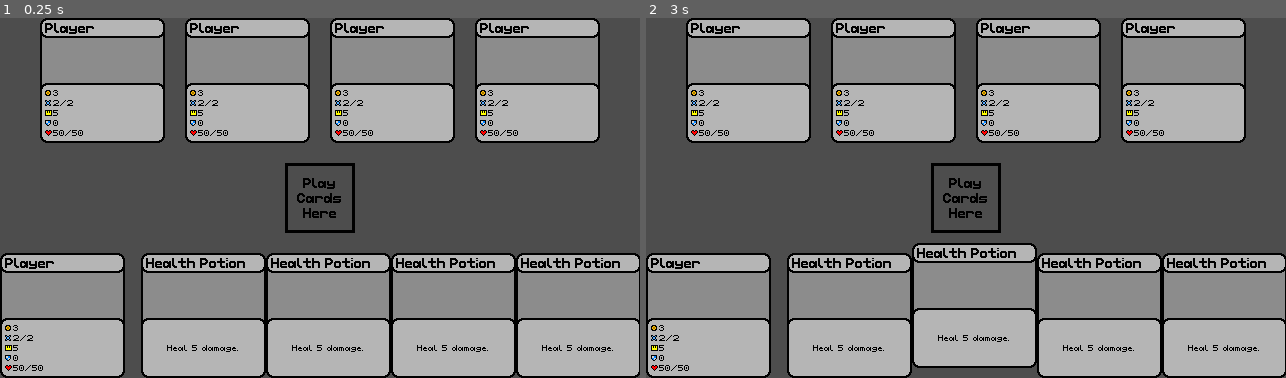
Above: before the commit, frames 1-2 (left to right).
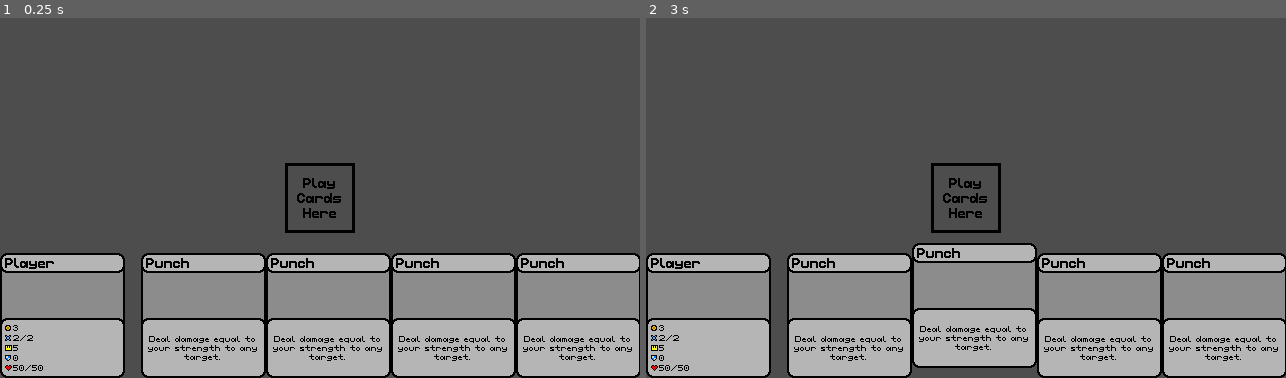
Above: after the commit, the same moments.

Repository: CattacoCattaco/Card-Based-Survival
Game: Godot game, scene res://game_scene/fight/fight.tscn
The game is run twice, just before and just after one commit, with the same random seed, the same clock (stepped at 60 frames per second) and the same inputs. This scene is started directly instead of the project's main scene.
Inputs (mouse positions are in pixels of both pictures, inside the frame that each line leads up to):
- Up to frame 1 (0.25 s): no input
- Up to frame 2 (3 s): tap Enter at 0.5, 2 s; move the mouse to (1106, 180) at 0.52 s; tap Space at 1.25, 2.75 s; move the mouse to (838, 216) at 1.27 s; move the mouse to (1030, 118) at 2.02 s; move the mouse to (934, 270) at 2.77 s

The runs differ from the first frame. In frame 1, 29% of the frame differs, in the area x 6-99%, y 0-96%; in frame 2, 29%.
Error before the commit: Invalid call. Nonexistent function '_get_next_card' in base 'Nil'. (res://game_scene/hand/hand.gd:30)

Commit message:
Added Map Interactions
When the player tries to walk into something, the result will instead be the player interacting with that thing, leading to the player likely being sent to the fight scene fighting against that object (Currently the only option)

Diff:
--- a/card/action_card/action_card.tscn
+++ b/card/action_card/action_card.tscn
@@ -2,7 +2,7 @@
 
 [ext_resource type="Script" uid="uid://64pbv7crm78r" path="res://card/action_card/action_card.gd" id="1_vglk3"]
 [ext_resource type="Texture2D" uid="uid://dn7hp3txwq57o" path="res://card/card_frame.png" id="2_4cm8c"]
-[ext_resource type="Resource" uid="uid://bjlyo131duohk" path="res://card_data/action_data/punch.tres" id="2_mm3vo"]
+[ext_resource type="Resource" uid="uid://bjlyo131duohk" path="res://card_data/action_data/combat_actions/punch.tres" id="2_mm3vo"]
 [ext_resource type="Theme" uid="uid://b21v52k644p3t" path="res://card/text_bold.tres" id="3_mm3vo"]
 [ext_resource type="Script" uid="uid://crwjv2nkyqlr1" path="res://card/action_card/position_offset.gd" id="3_olg7m"]
 [ext_resource type="Theme" uid="uid://c32yt3yx6glwi" path="res://card/text_normal.tres" id="4_olg7m"]
--- a/card/character_card/character_card.tscn
+++ b/card/character_card/character_card.tscn
@@ -5,14 +5,14 @@
 [ext_resource type="Theme" uid="uid://b21v52k644p3t" path="res://card/text_bold.tres" id="2_0c0xn"]
 [ext_resource type="Script" uid="uid://cskm55n57jk26" path="res://card_data/action_data/action_data.gd" id="2_0xq84"]
 [ext_resource type="Resource" uid="uid://cc4712hvchri" path="res://card_data/character_data/player.tres" id="2_t6p7o"]
-[ext_resource type="Resource" uid="uid://bjlyo131duohk" path="res://card_data/action_data/punch.tres" id="3_oufd5"]
+[ext_resource type="Resource" uid="uid://bjlyo131duohk" path="res://card_data/action_data/combat_actions/punch.tres" id="3_oufd5"]
 [ext_resource type="Theme" uid="uid://c32yt3yx6glwi" path="res://card/text_normal.tres" id="3_t6p7o"]
-[ext_resource type="Resource" uid="uid://cnwrqvqybg5ar" path="res://card_data/action_data/move_north.tres" id="4_pabbr"]
-[ext_resource type="Resource" uid="uid://cigifp8q57epv" path="res://card_data/action_data/move_east.tres" id="5_g5htm"]
+[ext_resource type="Resource" uid="uid://cnwrqvqybg5ar" path="res://card_data/action_data/movement_actions/move_north.tres" id="4_pabbr"]
+[ext_resource type="Resource" uid="uid://cigifp8q57epv" path="res://card_data/action_data/movement_actions/move_east.tres" id="5_g5htm"]
 [ext_resource type="Texture2D" uid="uid://y4251yxmobyu" path="res://card/character_card/stats.png" id="5_hoxil"]
 [ext_resource type="Shader" uid="uid://dtfhal85e77hv" path="res://card/color_swap.gdshader" id="6_5dsc1"]
-[ext_resource type="Resource" uid="uid://k6v3jfk17w1d" path="res://card_data/action_data/move_south.tres" id="6_f83ag"]
-[ext_resource type="Resource" uid="uid://bmm14iddl7i1p" path="res://card_data/action_data/move_west.tres" id="7_uyitp"]
+[ext_resource type="Resource" uid="uid://k6v3jfk17w1d" path="res://card_data/action_data/movement_actions/move_south.tres" id="6_f83ag"]
+[ext_resource type="Resource" uid="uid://bmm14iddl7i1p" path="res://card_data/action_data/movement_actions/move_west.tres" id="7_uyitp"]
 [ext_resource type="Texture2D" uid="uid://dugl8dm6yjr6p" path="res://card/card_highlight.png" id="8_cn0fn"]
 [ext_resource type="Texture2D" uid="uid://dmqapvxh6u4jq" path="res://card/art_box_empty.png" id="8_kteoe"]
 
--- /dev/null
+++ b/card_data/character_data/enemy_objects/oak.tres
@@ -0,0 +1,13 @@
+[gd_resource type="Resource" script_class="CharacterData" load_steps=2 format=3 uid="uid://qycebwwjneqm"]
+
+[ext_resource type="Script" uid="uid://c0dp7gr6vdogq" path="res://card_data/character_data/character_data.gd" id="1_ksrkf"]
+
+[resource]
+script = ExtResource("1_ksrkf")
+health = 40
+block = 2
+strength = 0
+energy = 1
+money = 0
+card_name = "Oak"
+metadata/_custom_type_script = "uid://c2ctgqbjt5773"
--- /dev/null
+++ b/card_data/character_data/enemy_objects/pine.tres
@@ -0,0 +1,13 @@
+[gd_resource type="Resource" script_class="CharacterData" load_steps=2 format=3 uid="uid://w6gqkdxhxufm"]
+
+[ext_resource type="Script" uid="uid://c0dp7gr6vdogq" path="res://card_data/character_data/character_data.gd" id="1_u5qob"]
+
+[resource]
+script = ExtResource("1_u5qob")
+health = 30
+block = 3
+strength = 0
+energy = 1
+money = 0
+card_name = "Pine"
+metadata/_custom_type_script = "uid://c2ctgqbjt5773"
--- a/game_scene/deck_manager/enemy_queue_manager/enemy_queue_manager.gd
+++ b/game_scene/deck_manager/enemy_queue_manager/enemy_queue_manager.gd
@@ -1,2 +1,9 @@
 class_name EnemyQueueManager
 extends DeckManager
+
+
+var enemies: Array[CharacterData]
+
+
+func _get_next_card() -> CardData:
+	return enemies.pop_back()
--- /dev/null
+++ b/game_scene/fight/fight.gd
@@ -0,0 +1,5 @@
+class_name Fight
+extends Control
+
+
+@export var enemy_queue_manager: EnemyQueueManager
--- a/game_scene/fight/fight.tscn
+++ b/game_scene/fight/fight.tscn
@@ -1,10 +1,11 @@
-[gd_scene load_steps=11 format=3 uid="uid://hexshmnhcweg"]
+[gd_scene load_steps=12 format=3 uid="uid://hexshmnhcweg"]
 
 [ext_resource type="Script" uid="uid://b2rhto30exwma" path="res://game_scene/hand/hand.gd" id="1_ayl5l"]
-[ext_resource type="Resource" uid="uid://bjlyo131duohk" path="res://card_data/action_data/punch.tres" id="2_030u5"]
+[ext_resource type="Script" uid="uid://gbhlwdjlhlrn" path="res://game_scene/fight/fight.gd" id="1_lpkew"]
+[ext_resource type="Resource" uid="uid://bjlyo131duohk" path="res://card_data/action_data/combat_actions/punch.tres" id="2_030u5"]
 [ext_resource type="PackedScene" uid="uid://b6ewh37v0u6s7" path="res://card/character_card/character_card.tscn" id="3_lpkew"]
 [ext_resource type="Script" uid="uid://hsnp44p8tvqf" path="res://game_scene/deck_manager/player_deck_manager/player_deck_manager.gd" id="4_ayl5l"]
-[ext_resource type="Resource" uid="uid://cixowmwsl1qad" path="res://card_data/character_data/bear.tres" id="5_wb7tg"]
+[ext_resource type="Resource" uid="uid://cixowmwsl1qad" path="res://card_data/character_data/enemy_characters/bear.tres" id="5_wb7tg"]
 [ext_resource type="Script" uid="uid://dvrhq6x4i8ojs" path="res://game_scene/deck_manager/enemy_queue_manager/enemy_queue_manager.gd" id="6_030u5"]
 [ext_resource type="Script" uid="uid://dis585a1x5bul" path="res://game_scene/play_zone/play_zone.gd" id="6_u5tag"]
 [ext_resource type="Texture2D" uid="uid://c6g3lgar20iu2" path="res://game_scene/play_zone/play_region_frame_off.png" id="7_vy1pm"]
@@ -14,7 +15,7 @@
 font_size = 12
 font_color = Color(0, 0, 0, 1)
 
-[node name="Fight" type="Control"]
+[node name="Fight" type="Control" node_paths=PackedStringArray("enemy_queue_manager")]
 layout_mode = 3
 anchors_preset = 15
 anchor_right = 1.0
@@ -23,8 +24,10 @@
 grow_vertical = 2
 size_flags_horizontal = 3
 size_flags_vertical = 3
+script = ExtResource("1_lpkew")
+enemy_queue_manager = NodePath("EnemyHolder/EnemyQueueManager")
 
-[node name="Hand" type="HBoxContainer" parent="." node_paths=PackedStringArray("play_zone")]
+[node name="Hand" type="HBoxContainer" parent="." node_paths=PackedStringArray("play_zone", "deck_manager")]
 custom_minimum_size = Vector2(500, 125)
 layout_mode = 1
 anchors_preset = 3
@@ -42,6 +45,12 @@
 script = ExtResource("1_ayl5l")
 default_card = ExtResource("2_030u5")
 play_zone = NodePath("../PlayZone")
+deck_manager = NodePath("PlayerDeckManager")
+
+[node name="PlayerDeckManager" type="Node" parent="Hand" node_paths=PackedStringArray("player_card")]
+script = ExtResource("4_ayl5l")
+player_card = NodePath("../../PlayerCard")
+mode = 1
 
 [node name="PlayerCard" parent="." instance=ExtResource("3_lpkew")]
 layout_mode = 1
@@ -52,12 +61,7 @@
 offset_right = 125.0
 grow_vertical = 0
 
-[node name="PlayerDeckManager" type="Node" parent="PlayerCard" node_paths=PackedStringArray("player_card")]
-script = ExtResource("4_ayl5l")
-player_card = NodePath("..")
-mode = 1
-
-[node name="EnemyHolder" type="HBoxContainer" parent="." node_paths=PackedStringArray("play_zone")]
+[node name="EnemyHolder" type="HBoxContainer" parent="." node_paths=PackedStringArray("play_zone", "deck_manager")]
 custom_minimum_size = Vector2(640, 125)
 layout_mode = 1
 anchors_preset = 10
@@ -70,6 +74,8 @@
 max_separation = 20
 default_card = ExtResource("5_wb7tg")
 play_zone = NodePath("../PlayZone")
+deck_manager = NodePath("EnemyQueueManager")
+mode = 1
 
 [node name="EnemyQueueManager" type="Node" parent="EnemyHolder"]
 script = ExtResource("6_030u5")
--- a/game_scene/hand/hand.gd
+++ b/game_scene/hand/hand.gd
@@ -1,5 +1,10 @@
 class_name Hand
 extends HBoxContainer
+
+enum Mode {
+	ACTIONS,
+	ENEMIES,
+}
 
 @export var card_scene: PackedScene = preload("res://card/action_card/action_card.tscn")
 @export var max_separation: int = 5
@@ -7,10 +12,15 @@
 @export var default_card: CardData
 @export var play_zone: PlayZone
 @export var deck_manager: DeckManager
+@export var mode: Mode
 
 
 func _ready() -> void:
-	draw_cards(4)
+	match mode:
+		Mode.ACTIONS:
+			draw_cards(4)
+		Mode.ENEMIES:
+			draw_cards(len(deck_manager.enemies))
 
 
 func draw_cards(amount: int) -> void:
--- a/game_scene/map/map.tscn
+++ b/game_scene/map/map.tscn
@@ -7,7 +7,7 @@
 [ext_resource type="Script" uid="uid://hsnp44p8tvqf" path="res://game_scene/deck_manager/player_deck_manager/player_deck_manager.gd" id="3_mul44"]
 [ext_resource type="Script" uid="uid://b2rhto30exwma" path="res://game_scene/hand/hand.gd" id="5_fqlyv"]
 [ext_resource type="Script" uid="uid://dis585a1x5bul" path="res://game_scene/play_zone/play_zone.gd" id="6_cx7ym"]
-[ext_resource type="Resource" uid="uid://cnwrqvqybg5ar" path="res://card_data/action_data/move_north.tres" id="6_x2tlu"]
+[ext_resource type="Resource" uid="uid://cnwrqvqybg5ar" path="res://card_data/action_data/movement_actions/move_north.tres" id="6_x2tlu"]
 [ext_resource type="Texture2D" uid="uid://c6g3lgar20iu2" path="res://game_scene/play_zone/play_region_frame_off.png" id="7_4w4tj"]
 [ext_resource type="Theme" uid="uid://b21v52k644p3t" path="res://card/text_bold.tres" id="8_4waan"]
 
@@ -44,10 +44,11 @@
 grow_horizontal = 2
 grow_vertical = 2
 
-[node name="MapBG" type="TileMapLayer" parent="."]
+[node name="MapBG" type="TileMapLayer" parent="." node_paths=PackedStringArray("map_control")]
 tile_map_data = PackedByteArray("AAAAAAAAAAAAAAAAAAABAAAAAAAAAAAAAAACAAAAAAAAAAAAAAADAAAAAAAAAAAAAAAEAAAAAAAAAAAAAAAFAA …(3760 unchanged characters)…
 tile_set = SubResource("TileSet_rqnwc")
 script = ExtResource("2_mul44")
+map_control = NodePath("..")
 objects = Dictionary[Vector2i, Vector2i]({
 Vector2i(-8, -3): Vector2i(0, 0),
 Vector2i(-8, 3): Vector2i(96, 0),
@@ -68,10 +69,6 @@
 offset_right = 125.0
 grow_vertical = 0
 
-[node name="PlayerDeckManager" type="Node" parent="PlayerCard" node_paths=PackedStringArray("player_card")]
-script = ExtResource("3_mul44")
-player_card = NodePath("..")
-
 [node name="Hand" type="HBoxContainer" parent="." node_paths=PackedStringArray("play_zone", "deck_manager")]
 custom_minimum_size = Vector2(500, 125)
 layout_mode = 1
@@ -90,7 +87,11 @@
 script = ExtResource("5_fqlyv")
 default_card = ExtResource("6_x2tlu")
 play_zone = NodePath("../PlayZone")
-deck_manager = NodePath("../PlayerCard/PlayerDeckManager")
+deck_manager = NodePath("PlayerDeckManager")
+
+[node name="PlayerDeckManager" type="Node" parent="Hand" node_paths=PackedStringArray("player_card")]
+script = ExtResource("3_mul44")
+player_card = NodePath("../../PlayerCard")
 
 [node name="PlayZone" type="Control" parent="." node_paths=PackedStringArray("frame_sprite", "label", "map_BG")]
 custom_minimum_size = Vector2(70, 70)
--- a/game_scene/map/map_bg.gd
+++ b/game_scene/map/map_bg.gd
@@ -5,10 +5,11 @@
 const CENTER := Vector2i(256, 96)
 const BOTTOM_RIGHT := Vector2i(512, 192)
 
+@export var map_control: Control
 @export var objects: Dictionary[Vector2i, Vector2i] = {}
 
 var player: MapObject
-var visible_objects: Array[MapObject] = []
+var visible_objects: Dictionary[Vector2i, MapObject] = {}
 
 
 func _ready() -> void:
@@ -22,118 +23,145 @@
 
 
 func display() -> void:
-	for visible_object in visible_objects:
+	for visible_object: MapObject in visible_objects.values():
 		visible_object.queue_free()
 
-	visible_objects = []
+	visible_objects = {}
 
-	for map_pos in objects:
-		var adjusted_pos: Vector2i = (map_pos - player.pos) * 32 + CENTER
+	for pos in objects:
+		var adjusted_pos: Vector2i = (pos - player.pos) * 32 + CENTER
 
 		var object: MapObject = MAP_OBJECT_SCENE.instantiate()
 		add_child(object)
-		visible_objects.append(object)
+		visible_objects[pos] = object
 
 		object.position = adjusted_pos
-		object.pos = map_pos
-		object.set_sprite(objects[map_pos])
+		object.pos = pos
+		object.set_sprite(objects[pos])
 
 
 func move_up() -> void:
+	if player.pos + Vector2i(0, -1) in visible_objects:
+		visible_objects[player.pos + Vector2i(0, -1)].do_event(self)
+		return
+
 	player.pos.y -= 1
 
-	var old_visible_objects: Array[MapObject] = visible_objects.duplicate()
-	for visible_object in old_visible_objects:
+	for pos: Vector2i in visible_objects.keys():
+		var visible_object: MapObject = visible_objects[pos]
+
 		if visible_object.position.y < BOTTOM_RIGHT.y:
 			visible_object.position.y += 32
 		else:
-			visible_objects.erase(visible_object)
 			visible_object.queue_free()
+			visible_objects.erase(pos)
 
-	for map_pos in objects:
-		var adjusted_pos: Vector2i = (map_pos - player.pos) * 32 + CENTER
+	for pos in objects:
+		var adjusted_pos: Vector2i = (pos - player.pos) * 32 + CENTER
 
 		if adjusted_pos.y == 0 and pos_visible(adjusted_pos):
 			var object: MapObject = MAP_OBJECT_SCENE.instantiate()
 			add_child(object)
-			visible_objects.append(object)
+			visible_objects[pos] = object
 
 			object.position = adjusted_pos
-			object.pos = map_pos
-			object.set_sprite(objects[map_pos])
+			object.pos = pos
+			object.set_sprite(objects[pos])
 
 
 func move_left() -> void:
+	if player.pos + Vector2i(-1, 0) in visible_objects:
+		visible_objects[player.pos + Vector2i(-1, 0)].do_event(self)
+		return
+
 	player.pos.x -= 1
 
-	var old_visible_objects: Array[MapObject] = visible_objects.duplicate()
-	for visible_object in old_visible_objects:
+	for pos: Vector2i in visible_objects.keys():
+		var visible_object: MapObject = visible_objects[pos]
+
 		if visible_object.position.x < BOTTOM_RIGHT.x:
 			visible_object.position.x += 32
 		else:
-			visible_objects.erase(visible_object)
 			visible_object.queue_free()
+			visible_objects.erase(pos)
 
-	for map_pos in objects:
-		var adjusted_pos: Vector2i = (map_pos - player.pos) * 32 + CENTER
+	for pos in objects:
+		var adjusted_pos: Vector2i = (pos - player.pos) * 32 + CENTER
 
 		if adjusted_pos.x == 0 and pos_visible(adjusted_pos):
 			var object: MapObject = MAP_OBJECT_SCENE.instantiate()
 			add_child(object)
-			visible_objects.append(object)
+			visible_objects[pos] = object
 
 			object.position = adjusted_pos
-			object.pos = map_pos
-			object.set_sprite(objects[map_pos])
+			object.pos = pos
+			object.set_sprite(objects[pos])
 
 
 func move_down() -> void:
+	if player.pos + Vector2i(0, 1) in visible_objects:
+		visible_objects[player.pos + Vector2i(0, 1)].do_event(self)
+		return
+
 	player.pos.y += 1
 
-	var old_visible_objects: Array[MapObject] = visible_objects.duplicate()
-	for visible_object in old_visible_objects:
+	for pos: Vector2i in visible_objects.keys():
+		var visible_object: MapObject = visible_objects[pos]
+
 		if visible_object.position.y > 0:
-			visible_object.position.y -= 32
+			visible_object.position.y += 32
 		else:
-			visible_objects.erase(visible_object)
 			visible_object.queue_free()
+			visible_objects.erase(pos)
 
-	for map_pos in objects:
-		var adjusted_pos: Vector2i = (map_pos - player.pos) * 32 + CENTER
+	for pos in objects:
+		var adjusted_pos: Vector2i = (pos - player.pos) * 32 + CENTER
 
 		if adjusted_pos.y == BOTTOM_RIGHT.y and pos_visible(adjusted_pos):
 			var object: MapObject = MAP_OBJECT_SCENE.instantiate()
 			add_child(object)
-			visible_objects.append(object)
+			visible_objects[pos] = object
 
 			object.position = adjusted_pos
-			object.pos = map_pos
-			object.set_sprite(objects[map_pos])
+			object.pos = pos
+			object.set_sprite(objects[pos])
 
 
 func move_right() -> void:
+	if player.pos + Vector2i(1, 0) in visible_objects:
+		visible_objects[player.pos + Vector2i(1, 0)].do_event(self)
+		return
+
 	player.pos.x += 1
 
-	var old_visible_objects: Array[MapObject] = visible_objects.duplicate()
-	for visible_object in old_visible_objects:
+	for pos: Vector2i in visible_objects.keys():
+		var visible_object: MapObject = visible_objects[pos]
+
 		if visible_object.position.x > 0:
-			visible_object.position.x -= 32
+			visible_object.position.x += 32
 		else:
-			visible_objects.erase(visible_object)
 			visible_object.queue_free()
+			visible_objects.erase(pos)
 
-	for map_pos in objects:
-		var adjusted_pos: Vector2i = (map_pos - player.pos) * 32 + CENTER
+	for pos in objects:
+		var adjusted_pos: Vector2i = (pos - player.pos) * 32 + CENTER
 
 		if adjusted_pos.x == BOTTOM_RIGHT.x and pos_visible(adjusted_pos):
 			var object: MapObject = MAP_OBJECT_SCENE.instantiate()
 			add_child(object)
-			visible_objects.append(object)
+			visible_objects[adjusted_pos] = object
 
 			object.position = adjusted_pos
-			object.pos = map_pos
-			object.set_sprite(objects[map_pos])
+			object.pos = pos
+			object.set_sprite(objects[pos])
 
 
 func pos_visible(pos: Vector2i) -> bool:
 	return pos.x >= 0 and pos.y >= 0 and pos.x <= BOTTOM_RIGHT.x and pos.y <= BOTTOM_RIGHT.y
+
+
+func load_fight_scene(enemies: Array[CharacterData]) -> void:
+	var fight_scene: Fight = preload("res://game_scene/fight/fight.tscn").instantiate()
+	fight_scene.enemy_queue_manager.enemies = enemies
+	get_tree().root.add_child(fight_scene)
+	get_tree().root.remove_child(map_control)
--- a/game_scene/map/map_objects/map_object.gd
+++ b/game_scene/map/map_objects/map_object.gd
@@ -8,8 +8,19 @@
 const IRON := Vector2i(0, 32)
 const PLAYER := Vector2i(32, 32)
 
+const PINE_DATA: CharacterData = preload("res://card_data/character_data/enemy_objects/pine.tres")
+const OAK_DATA: CharacterData = preload("res://card_data/character_data/enemy_objects/oak.tres")
+
 var pos: Vector2i
 
 
-func set_sprite(pos: Vector2i) -> void:
-	texture.region.position = pos as Vector2
+func set_sprite(texture_pos: Vector2i) -> void:
+	texture.region.position = texture_pos as Vector2
+
+
+func do_event(map_BG: MapBG) -> void:
+	match texture.region.position as Vector2i:
+		PINE:
+			map_BG.load_fight_scene([PINE_DATA])
+		OAK:
+			map_BG.load_fight_scene([OAK_DATA])
Renamed: card_data/action_data/punch.tres -> card_data/action_data/combat_actions/punch.tres
Renamed: card_data/action_data/options.tres -> card_data/action_data/generic_actions/options.tres
Renamed: card_data/action_data/reconsider.tres -> card_data/action_data/generic_actions/reconsider.tres
Renamed: card_data/action_data/move_east.tres -> card_data/action_data/movement_actions/move_east.tres
Renamed: card_data/action_data/move_north.tres -> card_data/action_data/movement_actions/move_north.tres
Renamed: card_data/action_data/move_south.tres -> card_data/action_data/movement_actions/move_south.tres
Renamed: card_data/action_data/move_west.tres -> card_data/action_data/movement_actions/move_west.tres
Renamed: card_data/character_data/bear.tres -> card_data/character_data/enemy_characters/bear.tres
Not shown, added: game_scene/fight/fight.gd.uid
